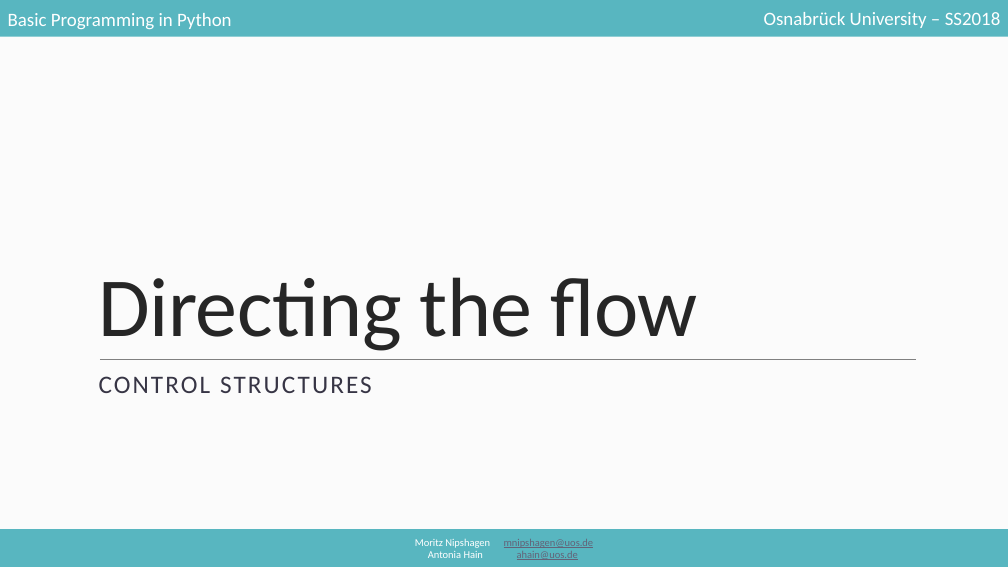
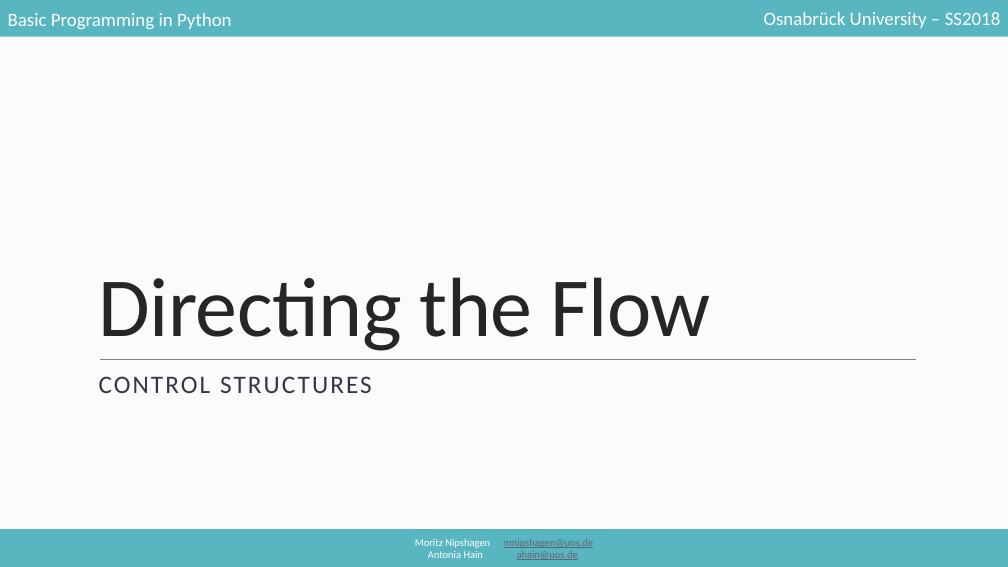
Before and after one commit to mnipshagen/monty, a slide deck: slide 1 of 2018/03/control_structures.pptx. Drawn at 1008x567 pixels with LibreOffice and Linux fonts; fonts in the diff are those of the drawing. Boxes give left, top, right and bottom in pixels: in the first picture for what was removed or moved away, otherwise in the second. Text is boxed around its words. In the diff, an @@ line names an element or a change of style, - is before the commit and + after.

```diff
--- a/2018/03/control_structures.pptx
+++ b/2018/03/control_structures.pptx
@@ title at <box>98,277,710,351</box>: text changed @@
-Directing the flow
+Directing the Flow
```
Also in this commit, not shown: 2 other slides changed, 10 slides added, 1 other file.
